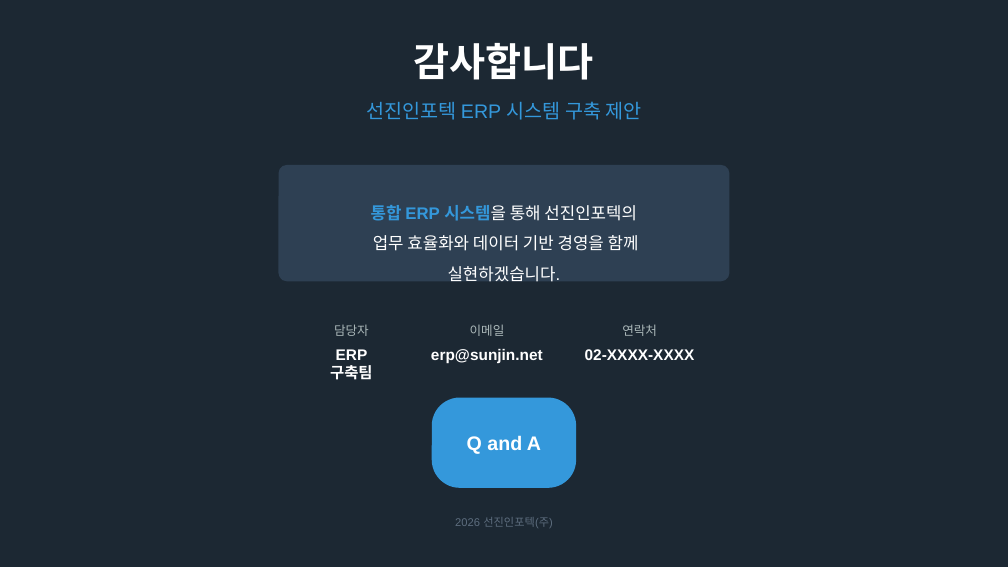
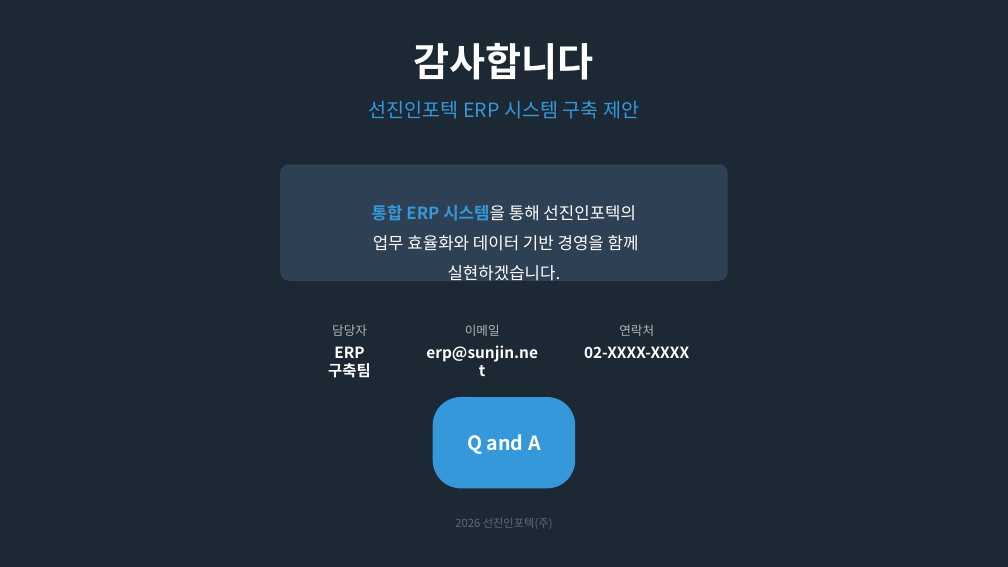
Before and after one commit to MoonjaeChoi/sunjin-erp, a slide deck: slide 16 of workspace/ppt/선진인포텍_ERP_제안서.pptx. Drawn at 1008x567 pixels with LibreOffice and Linux fonts; fonts in the diff are those of the drawing. Boxes give left, top, right and bottom in pixels: in the first picture for what was removed or moved away, otherwise in the second. Text is boxed around its words. In the diff, an @@ line names an element or a change of style, - is before the commit and + after.

```diff
--- a/workspace/ppt/선진인포텍_ERP_제안서.pptx
+++ b/workspace/ppt/선진인포텍_ERP_제안서.pptx
@@ font Arial to Noto Sans CJK KR in 10 elements at (x1=455, y1=518, x2=553, y2=529), (x1=372, y1=205, x2=639, y2=281), (x1=368, y1=101, x2=639, y2=119), (x1=467, y1=434, x2=541, y2=454), (x1=465, y1=324, x2=500, y2=336), (x1=426, y1=345, x2=538, y2=362), (x1=328, y1=346, x2=371, y2=378), (x1=332, y1=324, x2=367, y2=336), (x1=619, y1=324, x2=654, y2=336), (x1=584, y1=346, x2=689, y2=358) @@
@@ rounded rectangle at (x1=432, y1=397, x2=575, y2=489): proportions changed @@
```
Also in this commit, not shown: 15 other slides changed, 20 other files.
